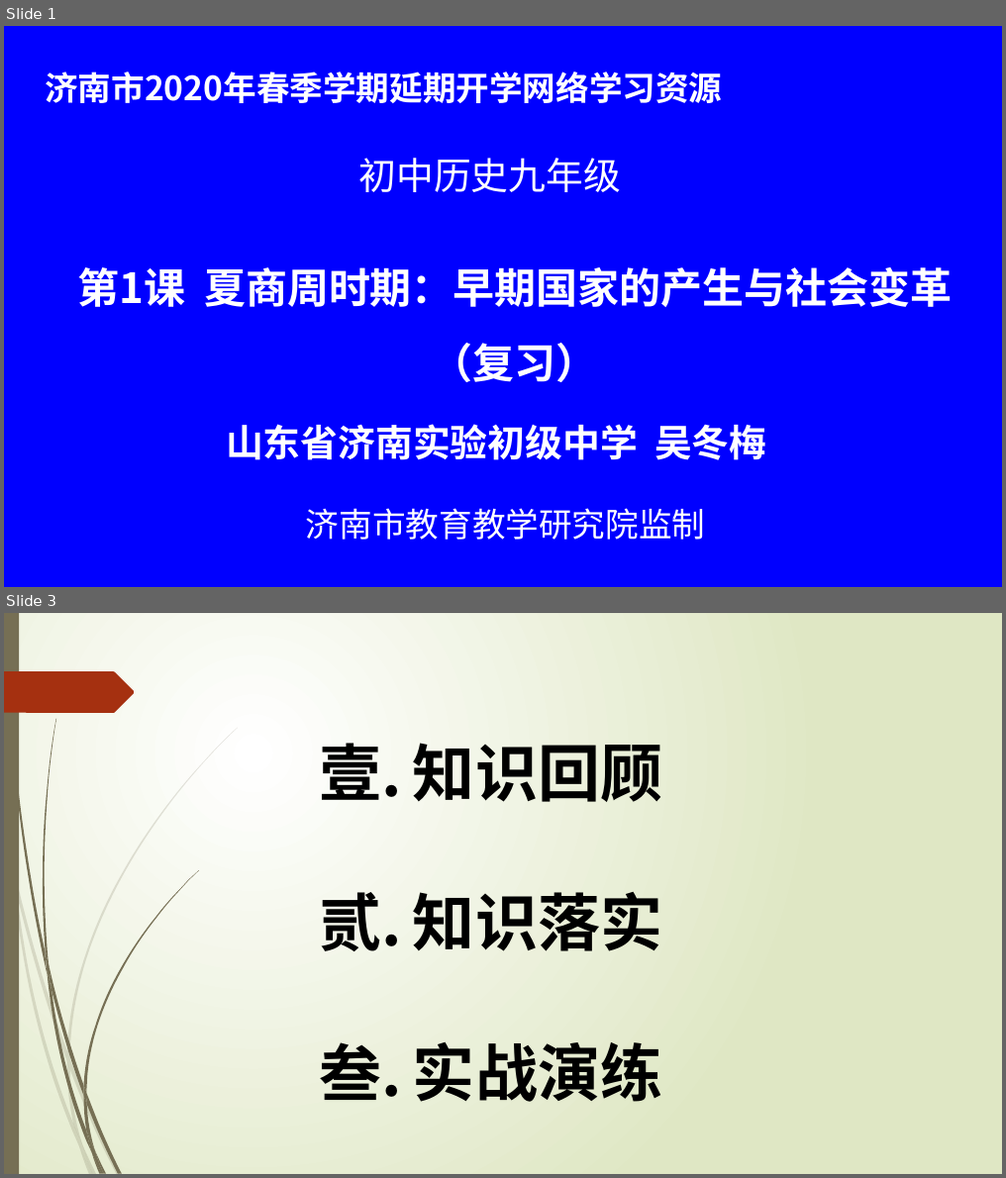
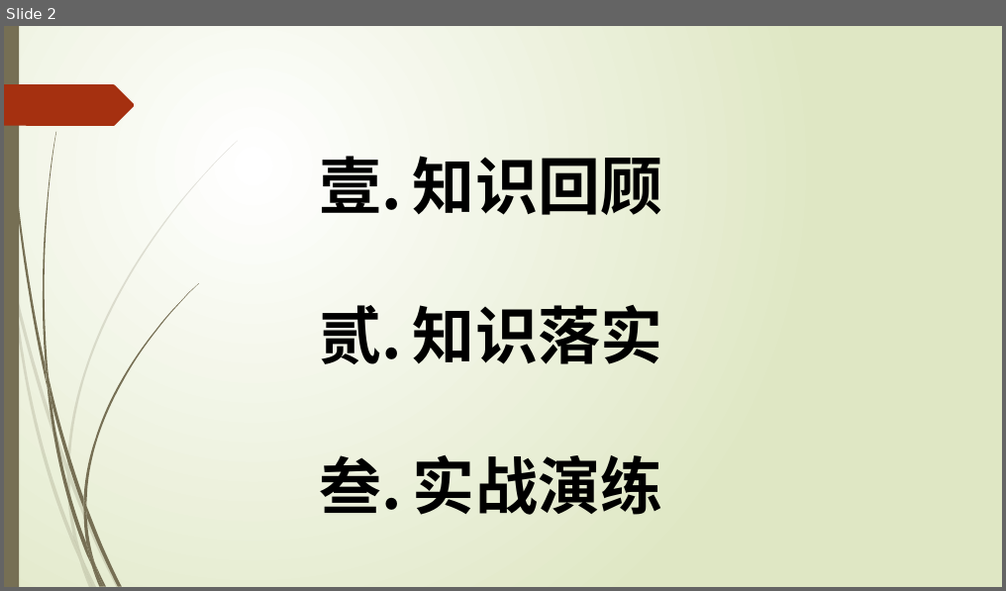
Before and after one commit to GHL0612/Learn, a slide deck: 课件/历史/九下/七年级/七上/第1单元/初中历史九年级1-夏商周时期复习.pptx. Shown one above the other, each under a label of ours: slides 1 and 3 before the commit, slide 2 after it; the slides between them are not shown. The pictures are 1006x1178 and 1006x591 pixels, drawn with LibreOffice and Linux fonts; fonts in the diff are those of the drawing. Boxes give left, top, right and bottom in pixels: in the first picture for what was removed or moved away, otherwise in the second. Text is boxed around its words. In the diff, an @@ line names an element or a change of style, - is before the commit and + after.

```diff
--- a/课件/历史/九下/七年级/七上/第1单元/初中历史九年级1-夏商周时期复习.pptx
+++ b/课件/历史/九下/七年级/七上/第1单元/初中历史九年级1-夏商周时期复习.pptx
@@ slide 1 removed at (4, 26, 1002, 587), background gradient #FFFFFF to #DFE8C4; not listed: 12 template elements that a slide beside it also shows @@
@@ rectangle removed at (4, 26, 1002, 587) @@
@@ text removed at (45, 72, 723, 103) @@
-济南市2020年春季学期延期开学网络学习资源
@@ text removed at (359, 158, 622, 192) @@
-初中历史九年级
@@ text removed at (77, 268, 951, 382) @@
-第1课 夏商周时期：早期国家的产生与社会变革（复习）
@@ text removed at (226, 424, 766, 461) @@
-山东省济南实验初级中学 吴冬梅
@@ text removed at (306, 508, 705, 540) @@
-济南市教育教学研究院监制
@@ what was slide 3 is now slide 2 @@
```
Also in this commit, not shown: 1 slide changed, 1 other slide removed, 25 other files.
